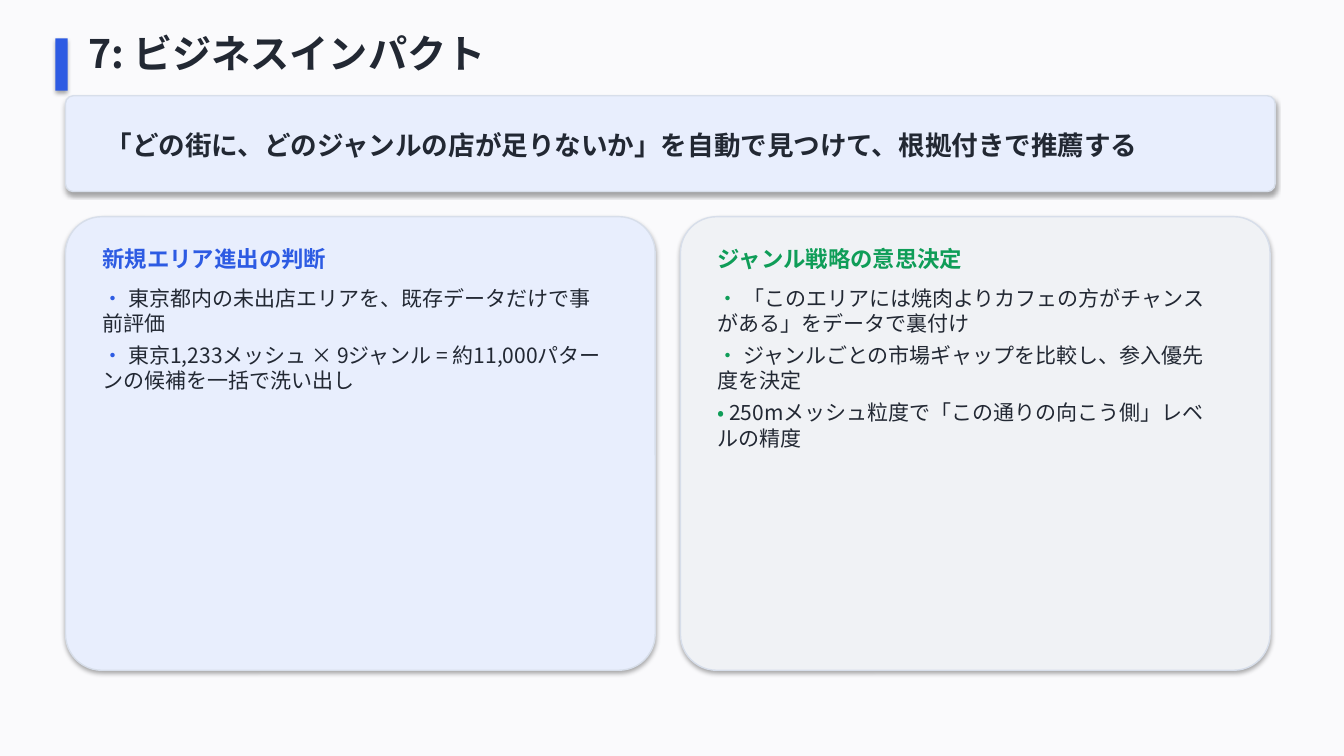
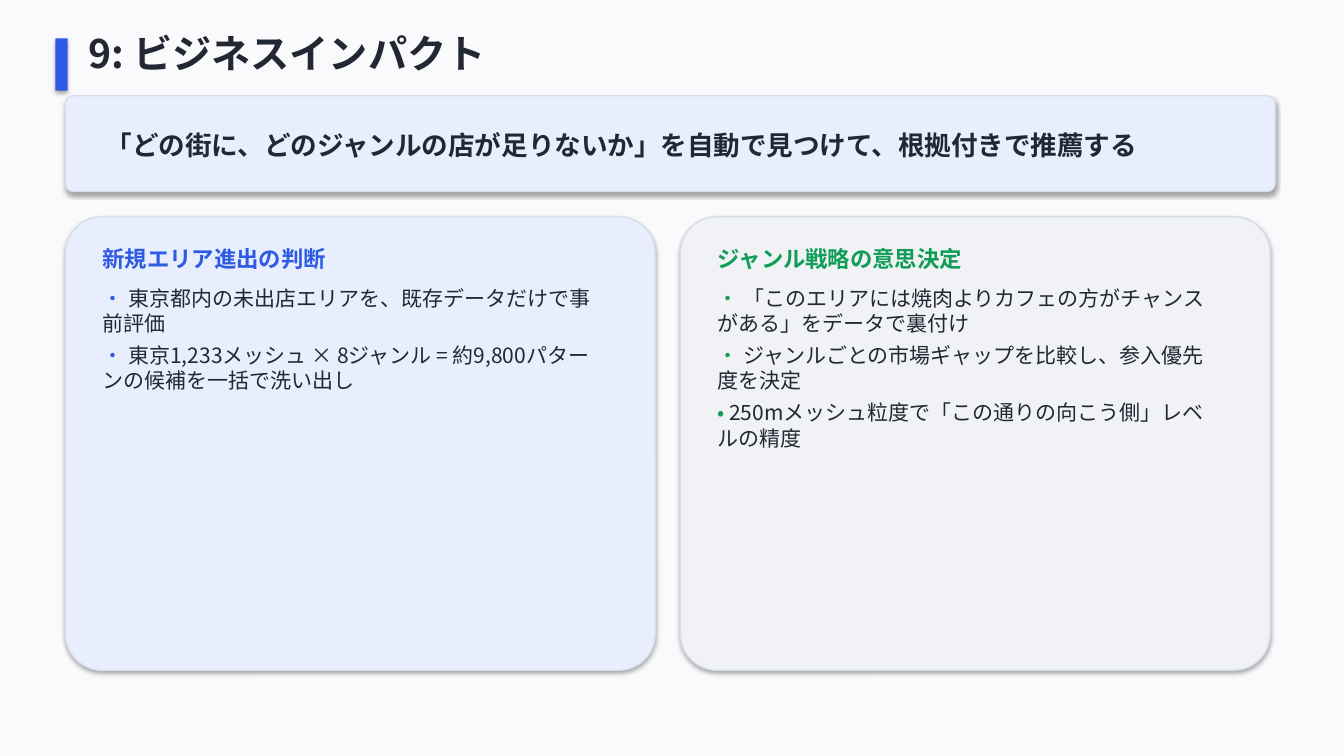
Before and after one commit to HisafumiTakahashi/market_gap_finder, a slide deck: slide 12 of docs/market_gap_finder_presentation.pptx (slide 13 before the commit). Drawn at 1344x756 pixels with LibreOffice and Linux fonts; fonts in the diff are those of the drawing. Boxes give left, top, right and bottom in pixels: in the first picture for what was removed or moved away, otherwise in the second. Text is boxed around its words. In the diff, an @@ line names an element or a change of style, - is before the commit and + after.

```diff
--- a/docs/market_gap_finder_presentation.pptx
+++ b/docs/market_gap_finder_presentation.pptx
@@ text at [88, 34, 485, 71]: text changed @@
-7: ビジネスインパクト
+9: ビジネスインパクト
@@ text at [128, 345, 589, 367]: text changed @@
-• 東京1,233メッシュ × 9ジャンル = 約11,000パターンの候補を一括で洗い出し
+• 東京1,233メッシュ × 8ジャンル = 約9,800パターンの候補を一括で洗い出し
```
Also in this commit, not shown: 9 other slides changed, 1 slide added, 2 slides removed, 2 other files.
